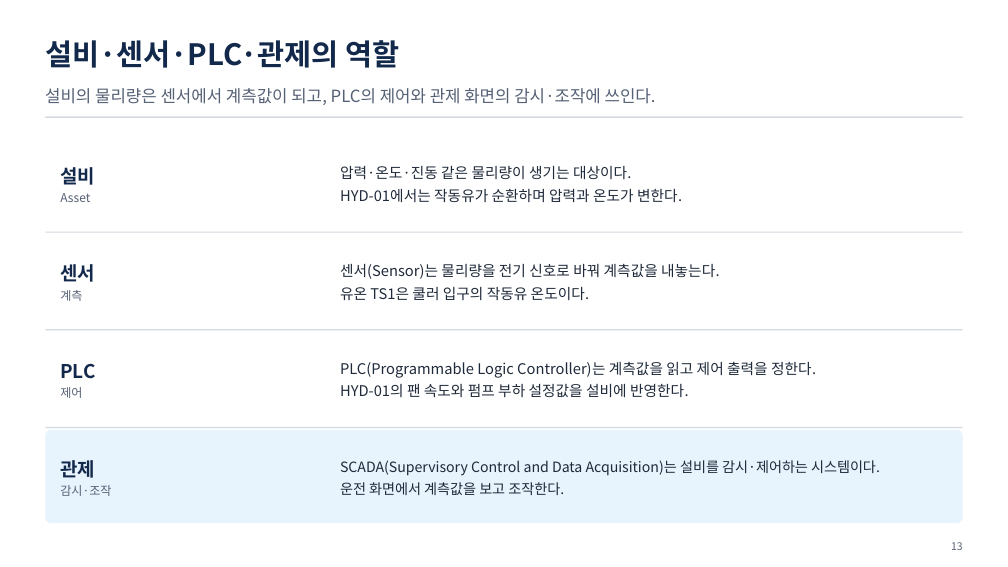
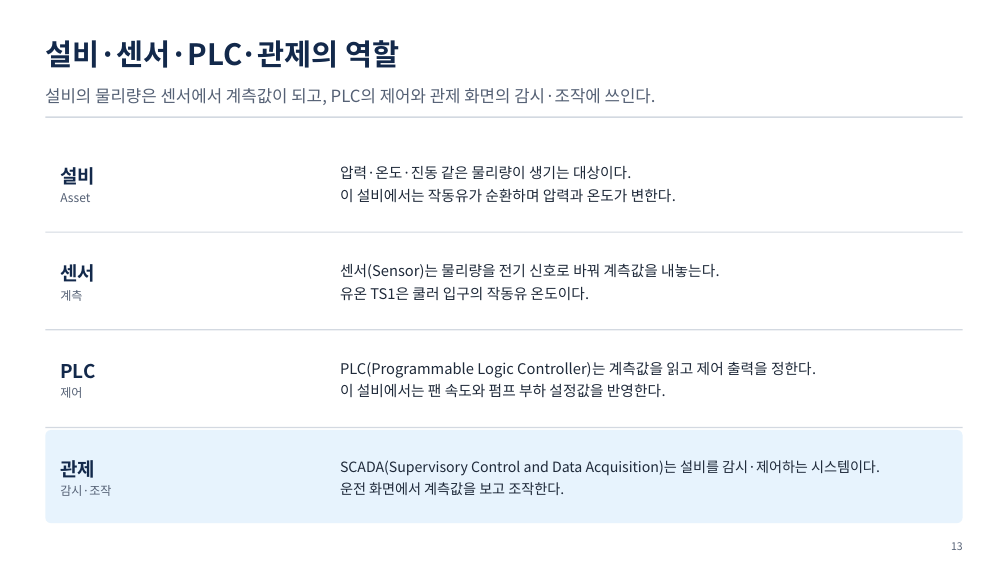
Before and after one commit to uengine-oss/hyd-iot-edu, a slide deck: slide 13 of 산출물/통합반/이론/01회차/통합반_01일차.pptx. Drawn at 1008x567 pixels with LibreOffice and Linux fonts; fonts in the diff are those of the drawing. Boxes give left, top, right and bottom in pixels: in the first picture for what was removed or moved away, otherwise in the second. Text is boxed around its words. In the diff, an @@ line names an element or a change of style, - is before the commit and + after.

```diff
--- a/산출물/통합반/이론/01회차/통합반_01일차.pptx
+++ b/산출물/통합반/이론/01회차/통합반_01일차.pptx
@@ text at box(340, 188, 676, 202): text changed @@
-HYD-01에서는 작동유가 순환하며 압력과 온도가 변한다.
+이 설비에서는 작동유가 순환하며 압력과 온도가 변한다.
@@ text at box(340, 384, 666, 397): text changed @@
-HYD-01의 팬 속도와 펌프 부하 설정값을 설비에 반영한다.
+이 설비에서는 팬 속도와 펌프 부하 설정값을 반영한다.
```
Also in this commit, not shown: 15 other slides changed, 10 other files.
